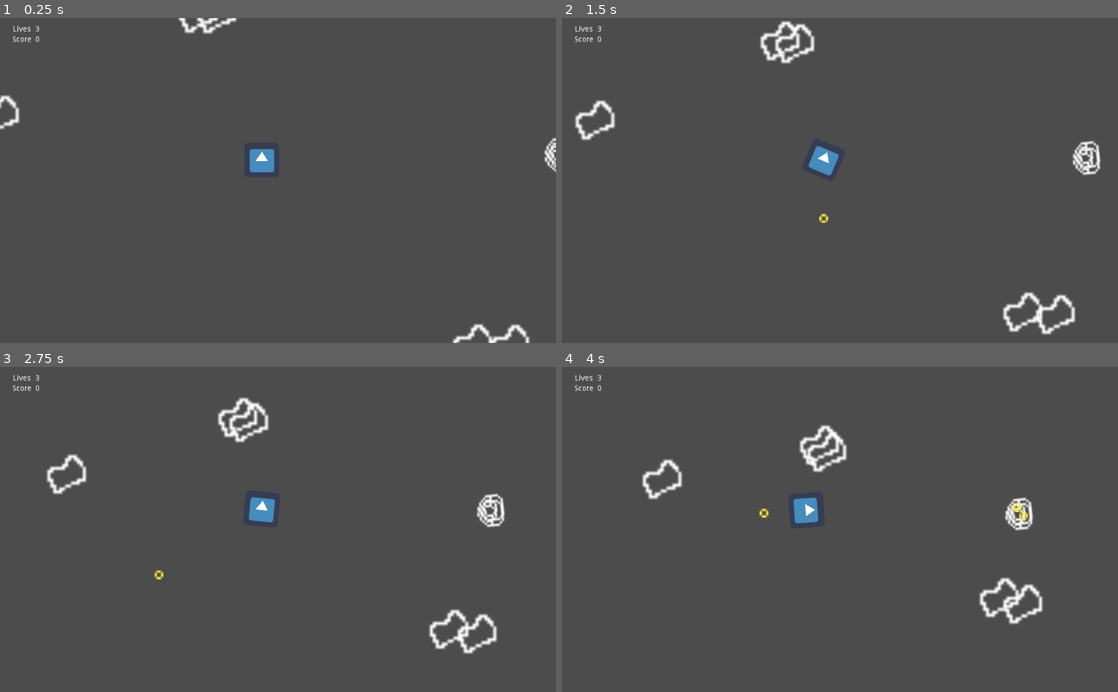
Above: before the commit, frames 1-4 (two rows, left to right).
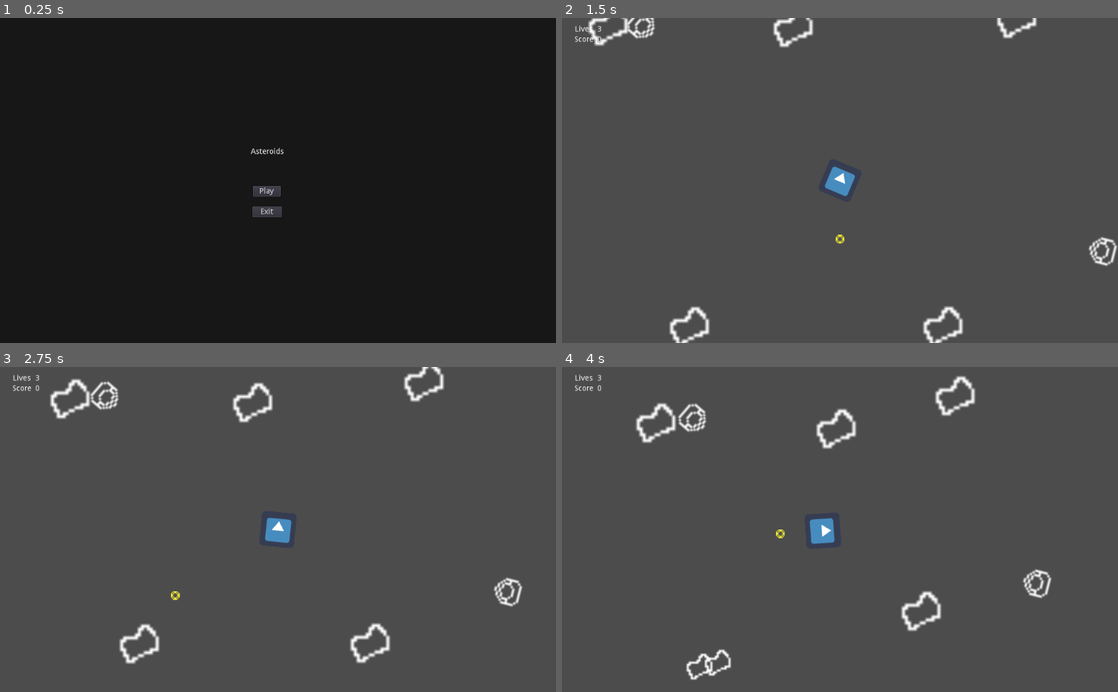
Above: after the commit, the same moments.

Repository: marianafcosta/asteroids
Game: Godot game, scene res://Root.tscn
The game is run twice, just before and just after one commit, with the same random seed, the same clock (stepped at 60 frames per second) and the same inputs. The engine's default icon, where the game draws it, is replaced by a stand-in: a white triangle on a blue panel in a dark square.
Inputs (mouse positions are in pixels of both pictures, inside the frame that each line leads up to):
- Up to frame 1 (0.25 s): no input
- Up to frame 2 (1.5 s): click (828, 190) at 0.5 s, where only the run after the commit has a clickable "Play"; tap Enter (ui_accept) at 1.25 s; hold Right (ui_right) from 1.28 s (still down)
- Up to frame 3 (2.75 s): tap Enter (ui_accept) at 1.52, 2.27 s; release Right (ui_right) at 2.03 s; hold Left (ui_left) from 2.03 s (still down)
- Up to frame 4 (4 s): release Left (ui_left) at 2.78 s; hold Right (ui_right) 2.78-3.53 s; hold Up (ui_up) from 3.53 s (still down); tap Enter (ui_accept) at 3.77 s

The runs differ from the first frame. In frame 1, 100% of the frame differs, in the area x 0-100%, y 0-100%; in frame 2, 4.5%; in frame 3, 4.9%; in frame 4, 4.9%.

Commit message:
Add menu

Diff:
--- a/EnemySpawner.gd
+++ b/EnemySpawner.gd
@@ -29,16 +29,17 @@
 			spawn_spaceship()
 		spawn_asteroid()
 
-# Called when the node enters the scene tree for the first time.
 func _ready():
 	screen_size = get_viewport_rect().size
+	get_tree().get_root().get_node("Root/UI/Restart").connect("pressed", self, "_on_Restart_pressed")
+	print("hi from enemy spawner")
 	init()
 
-
-func _on_Asteroids_children_spawned(instances):
+func _on_Asteroid_children_spawned(instances):
 	asteroids += instances
 
 func _on_Asteroid_destroyed():
+	# TODO: Possible race condition because of the method above
 	asteroids -= 1
 	print(asteroids)
 
@@ -51,6 +52,8 @@
 
 func _on_Restart_pressed():
 	var children = self.get_children()
+	print("number of asteroids")
+	print(children.size())
 	for child_idx in range(0, children.size() - 1):
 		children[child_idx].queue_free()
 	asteroids = 5
--- a/EnemySpawner.tscn
+++ b/EnemySpawner.tscn
@@ -1,3 +1,6 @@
-[gd_scene format=2]
+[gd_scene load_steps=2 format=2]
+
+[ext_resource path="res://EnemySpawner.gd" type="Script" id=1]
 
 [node name="EnemySpawner" type="Node2D"]
+script = ExtResource( 1 )
--- a/Root.gd
+++ b/Root.gd
@@ -3,7 +3,9 @@
 signal on_score_change
 
 var player_scene = preload("res://Player.tscn")
+var enemy_spawner_scene = preload("res://EnemySpawner.tscn")
 var screen_size
+var enemy_spawner_instance
 
 var score = 0;
 
@@ -28,3 +30,18 @@
 	var player_instance = player_scene.instance()
 	player_instance.global_position = screen_size / 2
 	self.add_child(player_instance)
+
+func _on_Play_pressed():
+	score = 0
+	emit_signal("on_score_change", score)
+	var player_instance = player_scene.instance()
+	enemy_spawner_instance = enemy_spawner_scene.instance()
+	player_instance.global_position = screen_size / 2
+	self.add_child(player_instance)
+	self.add_child(enemy_spawner_instance)
+
+func _on_Exit_pressed():
+	get_tree().quit()
+
+func _on_BackToMainMenu_pressed():
+	enemy_spawner_instance.queue_free()
--- a/Root.tscn
+++ b/Root.tscn
@@ -1,19 +1,10 @@
-[gd_scene load_steps=6 format=2]
+[gd_scene load_steps=3 format=2]
 
-[ext_resource path="res://Player.tscn" type="PackedScene" id=1]
 [ext_resource path="res://UI.gd" type="Script" id=2]
 [ext_resource path="res://Root.gd" type="Script" id=3]
-[ext_resource path="res://EnemySpawner.tscn" type="PackedScene" id=4]
-[ext_resource path="res://EnemySpawner.gd" type="Script" id=5]
 
 [node name="Root" type="Node2D"]
 script = ExtResource( 3 )
-
-[node name="Player" parent="." instance=ExtResource( 1 )]
-position = Vector2( 482, 262 )
-
-[node name="EnemySpawner" parent="." instance=ExtResource( 4 )]
-script = ExtResource( 5 )
 
 [node name="UI" type="CanvasLayer" parent="."]
 script = ExtResource( 2 )
@@ -71,6 +62,17 @@
 "_edit_use_anchors_": false
 }
 
+[node name="BackToMainMenu" type="Button" parent="UI"]
+visible = false
+margin_left = 430.0
+margin_top = 352.0
+margin_right = 566.0
+margin_bottom = 372.0
+text = "Back to main menu"
+__meta__ = {
+"_edit_use_anchors_": false
+}
+
 [node name="Restart" type="Button" parent="UI"]
 visible = false
 margin_left = 464.0
@@ -82,6 +84,51 @@
 "_edit_use_anchors_": false
 }
 
+[node name="Menu" type="Control" parent="UI"]
+margin_right = 1064.0
+margin_bottom = 659.0
+__meta__ = {
+"_edit_use_anchors_": false
+}
+
+[node name="Background" type="ColorRect" parent="UI/Menu"]
+margin_right = 1068.0
+margin_bottom = 631.0
+color = Color( 0.0941176, 0.0901961, 0.0901961, 1 )
+__meta__ = {
+"_edit_use_anchors_": false
+}
+
+[node name="Play" type="Button" parent="UI/Menu"]
+margin_left = 466.0
+margin_top = 310.0
+margin_right = 517.0
+margin_bottom = 330.0
+text = "Play"
+__meta__ = {
+"_edit_use_anchors_": false
+}
+
+[node name="Exit" type="Button" parent="UI/Menu"]
+margin_left = 465.0
+margin_top = 348.0
+margin_right = 519.0
+margin_bottom = 368.0
+text = "Exit"
+
+[node name="Title" type="Label" parent="UI/Menu"]
+margin_left = 423.0
+margin_top = 218.0
+margin_right = 562.0
+margin_bottom = 276.0
+text = "Asteroids"
+align = 1
+valign = 1
+
+[connection signal="pressed" from="UI/BackToMainMenu" to="." method="_on_BackToMainMenu_pressed"]
+[connection signal="pressed" from="UI/BackToMainMenu" to="UI" method="_on_BackToMainMenu_pressed"]
 [connection signal="pressed" from="UI/Restart" to="." method="_on_Restart_pressed"]
-[connection signal="pressed" from="UI/Restart" to="EnemySpawner" method="_on_Restart_pressed"]
 [connection signal="pressed" from="UI/Restart" to="UI" method="_on_Restart_pressed"]
+[connection signal="pressed" from="UI/Menu/Play" to="." method="_on_Play_pressed"]
+[connection signal="pressed" from="UI/Menu/Play" to="UI" method="_on_Play_pressed"]
+[connection signal="pressed" from="UI/Menu/Exit" to="." method="_on_Exit_pressed"]
--- a/UI.gd
+++ b/UI.gd
@@ -13,6 +13,7 @@
 func toggleGameOverMsg(show):
 	$GameOver.visible = show
 	$Restart.visible = show
+	$BackToMainMenu.visible = show
 
 func _on_Player_life_lost(lives):
 	print("hi")
@@ -24,6 +25,14 @@
 func _on_Player_game_over():
 	toggleGameOverMsg(true)
 
-
 func _on_Restart_pressed():
 	toggleGameOverMsg(false)
+
+func _on_BackToMainMenu_pressed():
+	$GameOver.visible = false
+	$Restart.visible = false
+	$BackToMainMenu.visible = false
+	$Menu.visible = true
+
+func _on_Play_pressed():
+	$Menu.visible = false
